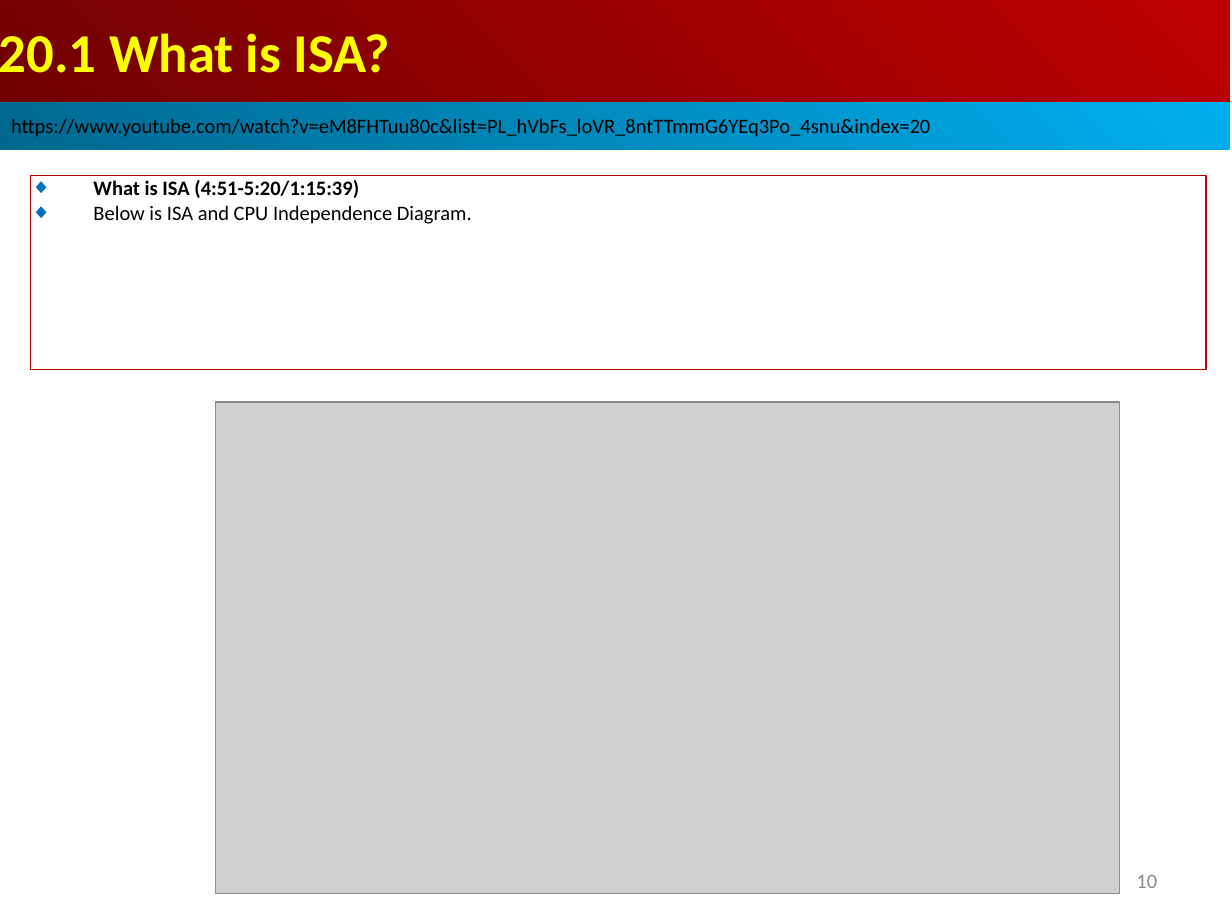
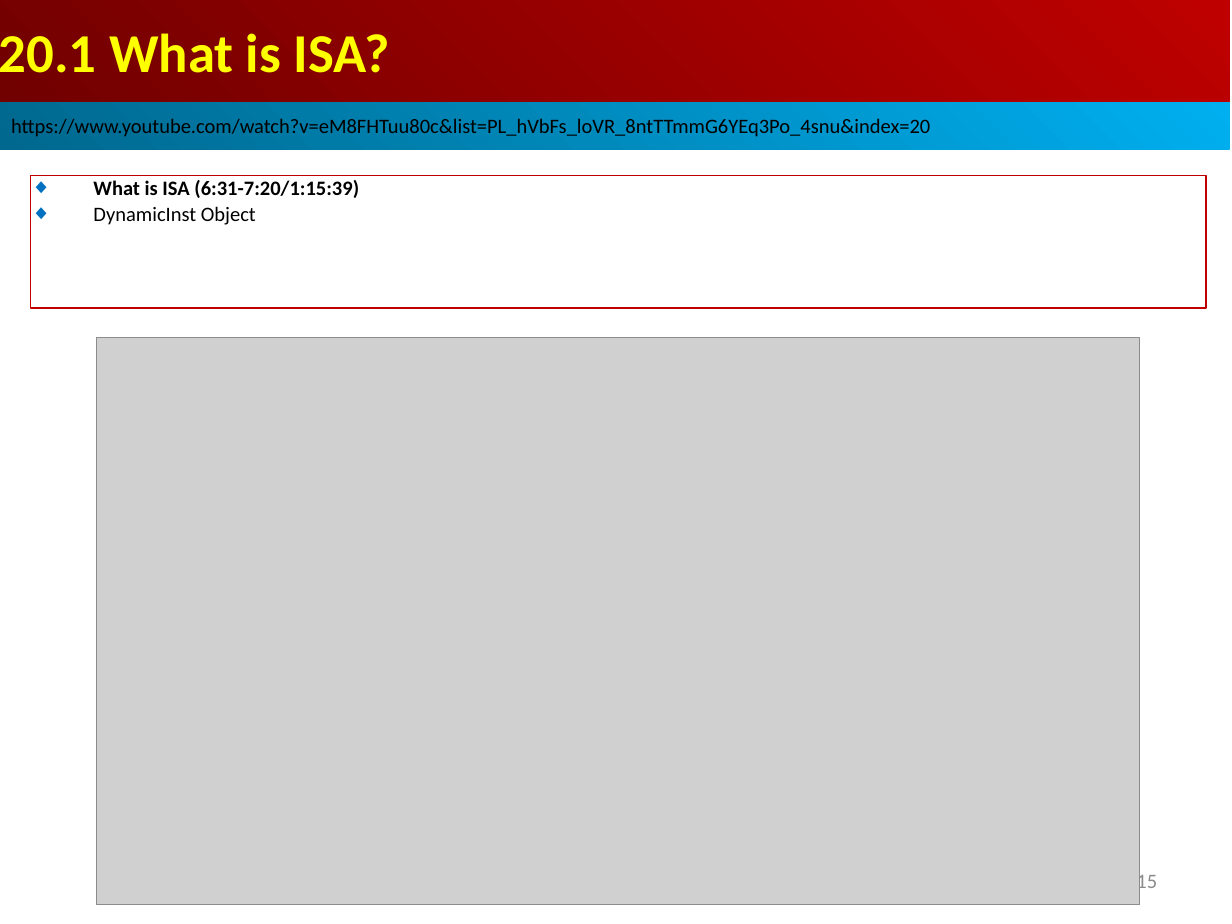
Before and after one commit to peterhchen/AIU_CS850_Gem5_McPAT, a slide deck: slide 15 of 050_Gem5/020.ModelCore/000_Video/020.ModelCore.ppt (slide 10 before the commit). Drawn at 1232x924 pixels with LibreOffice and Linux fonts; fonts in the diff are those of the drawing; grey boxes stand for pictures. Boxes give left, top, right and bottom in pixels: in the first picture for what was removed or moved away, otherwise in the second. Text is boxed around its words. In the diff, an @@ line names an element or a change of style, - is before the commit and + after.

```diff
--- a/050_Gem5/020.ModelCore/000_Video/020.ModelCore.ppt
+++ b/050_Gem5/020.ModelCore/000_Video/020.ModelCore.ppt
@@ rectangle "What is ISA (6:31-7:20/1:15:39)" resized from (x1=31, y1=175, x2=1206, y2=370) to (x1=31, y1=175, x2=1206, y2=308) @@
@@ text in rectangle at (x1=93, y1=180, x2=359, y2=225): text changed; bold on @@
-◆ What is ISA (4:51-5:20/1:15:39)
-◆ Below is ISA and CPU Independence Diagram.
+◆ What is ISA (6:31-7:20/1:15:39)
+◆ DynamicInst Object
@@ picture resized from (x1=216, y1=402, x2=1120, y2=893) to (x1=96, y1=338, x2=1140, y2=904) @@
@@ page number at (x1=1136, y1=871, x2=1157, y2=894): text changed @@
-10
+15
```
Also in this commit, not shown: 1 other slide changed, 5 slides added.
